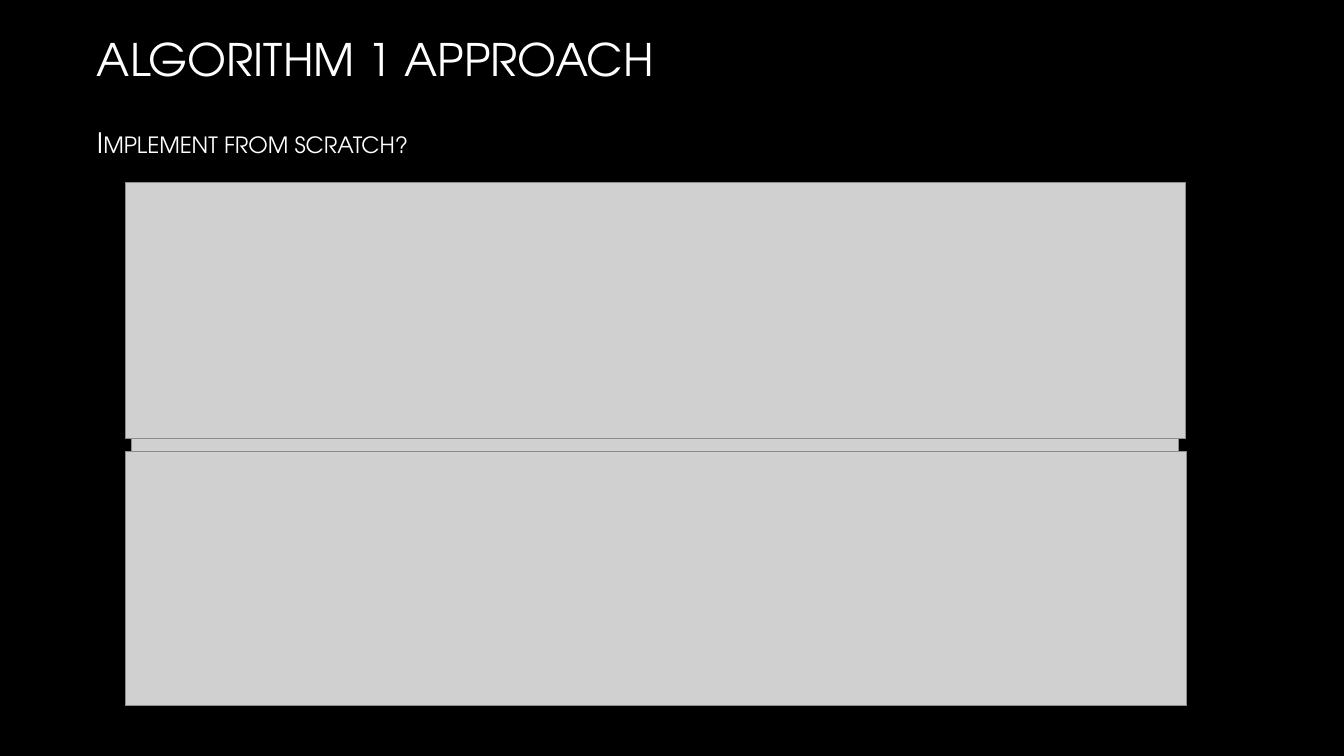
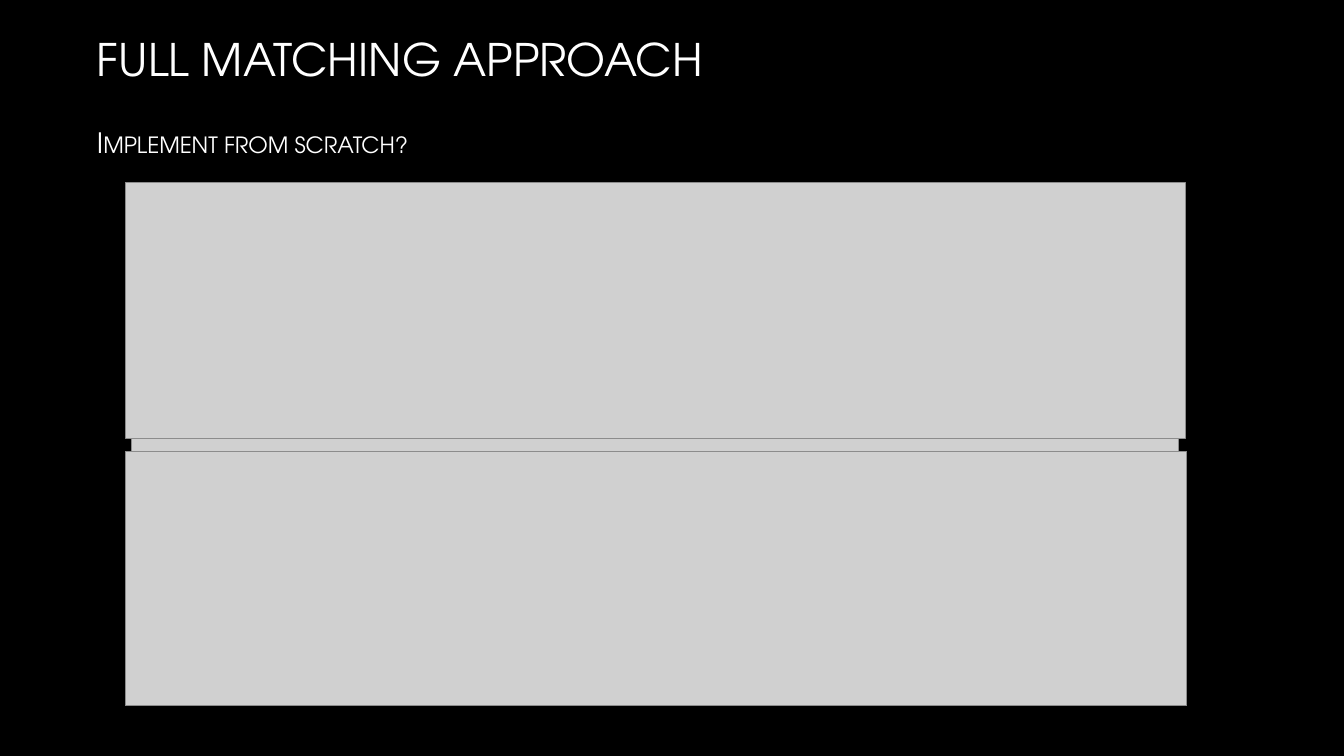
Before and after one commit to TZstatsADS/Spring2021-Project4-group5, a slide deck: slide 7 of doc/ADS Project 4 Presentation.pptx. Drawn at 1344x756 pixels with LibreOffice and Linux fonts; fonts in the diff are those of the drawing; grey boxes stand for pictures; background and template pictures are left out. Boxes give left, top, right and bottom in pixels: in the first picture for what was removed or moved away, otherwise in the second. Text is boxed around its words. In the diff, an @@ line names an element or a change of style, - is before the commit and + after.

```diff
--- a/doc/ADS Project 4 Presentation.pptx
+++ b/doc/ADS Project 4 Presentation.pptx
@@ title at [97,42,702,77]: text changed @@
-ALGORITHM 1 APPROACH
+FULL MATCHING APPROACH
```
Also in this commit, not shown: 4 other slides changed.
